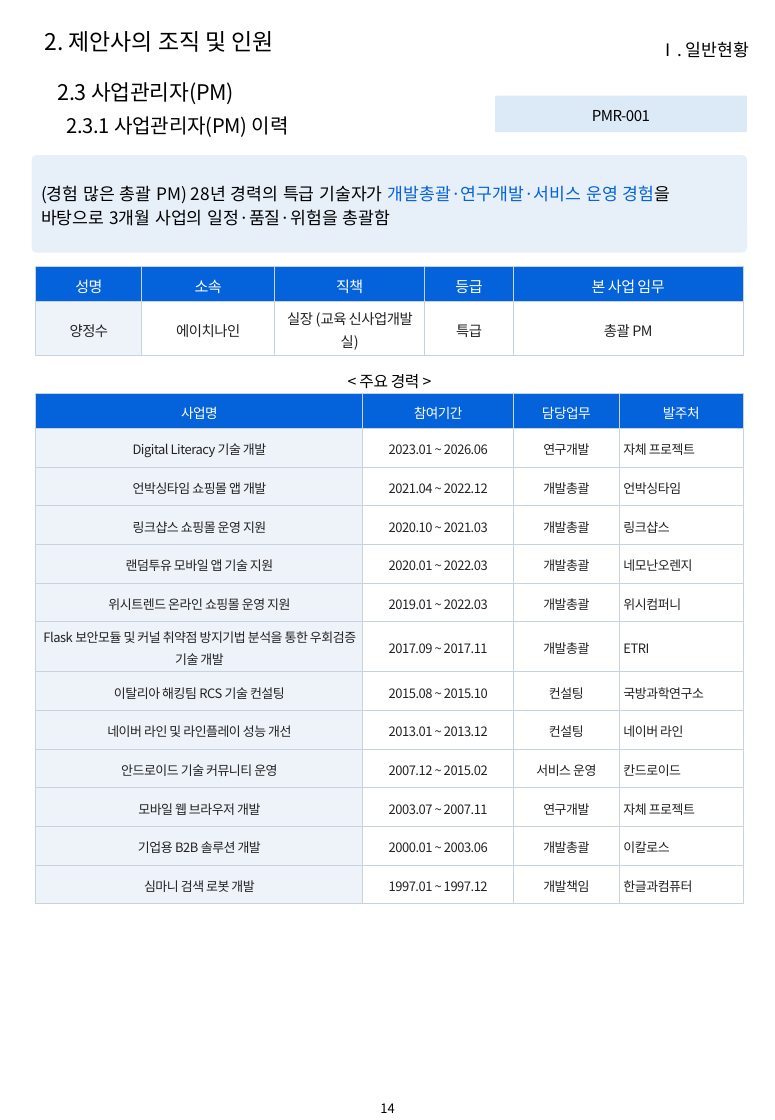
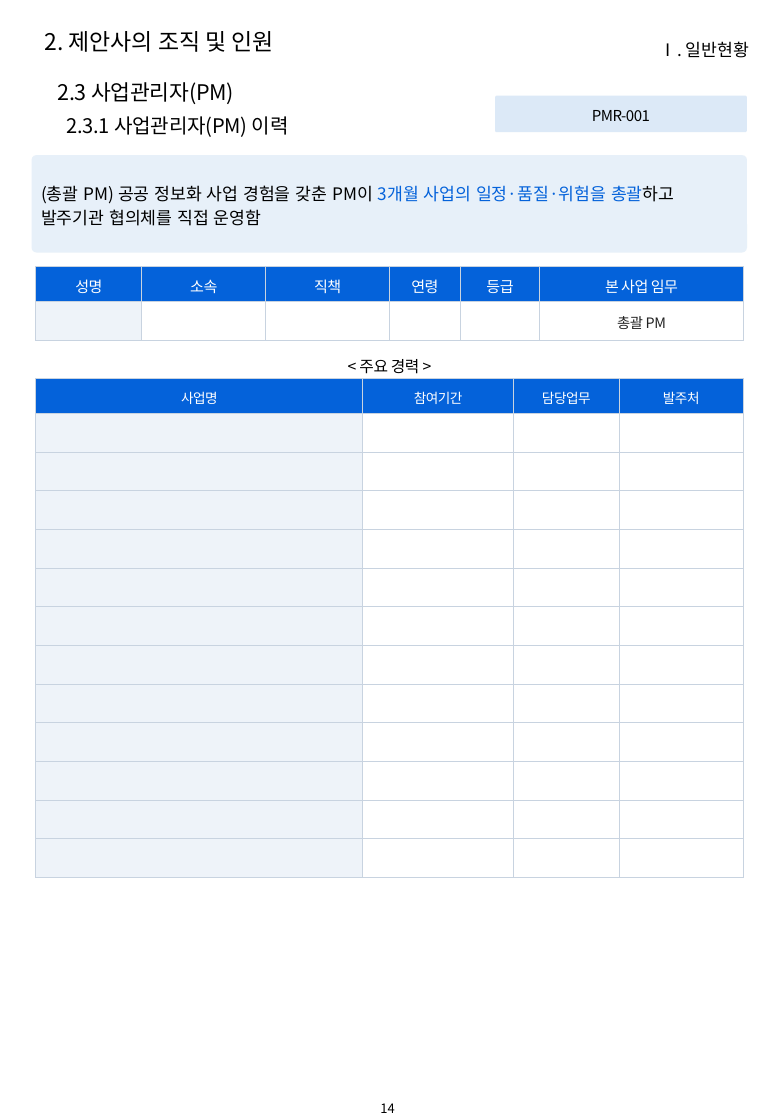
Before and after one commit to hwangsteeve-tech/hbjw, a slide deck: slide 14 of proposals/2026-10_pnu-ai-platform/pnu_proposal.pptx. Drawn at 775x1120 pixels with LibreOffice and Linux fonts; fonts in the diff are those of the drawing; background and template pictures are left out. Boxes give left, top, right and bottom in pixels: in the first picture for what was removed or moved away, otherwise in the second. Text is boxed around its words. In the diff, an @@ line names an element or a change of style, - is before the commit and + after.

```diff
--- a/proposals/2026-10_pnu-ai-platform/pnu_proposal.pptx
+++ b/proposals/2026-10_pnu-ai-platform/pnu_proposal.pptx
@@ text in rounded rectangle at bbox=[41, 185, 674, 226]: text changed @@
-(경험 많은 총괄 PM) 28년 경력의 특급 기술자가 개발총괄·연구개발·서비스 운영 경험을 바탕으로 3개월 사업의 일정·품질·위험을 총괄함
+(총괄 PM) 공공 정보화 사업 경험을 갖춘 PM이 3개월 사업의 일정·품질·위험을 총괄하고 발주기관 협의체를 직접 운영함
@@ table at bbox=[36, 267, 744, 340] @@
-column 1: 성명 | 양정수
-column 2: 소속 | 에이치나인
-column 3: 직책 | 실장 (교육 신사업개발실)
-column 4: 등급 | 특급
+column 1: 성명 | 
+column 2: 소속 | 
+column 3: 직책 | 
+column 4: 연령 | 
+column 5: 등급 | 
@@ text "< 주요 경력 >": place and size @@
-text "< 주요 경력 >" at bbox=[359, 374, 420, 389]
+text "< 주요 경력 >" at bbox=[359, 359, 420, 374]
@@ table at bbox=[36, 378, 744, 876] @@
-row 2: Digital Literacy 기술 개발 | 2023.01 ~ 2026.06 | 연구개발 | 자체 프로젝트
+row 2:  |  |  | 
-row 3: 언박싱타임 쇼핑몰 앱 개발 | 2021.04 ~ 2022.12 | 개발총괄 | 언박싱타임
+row 3:  |  |  | 
-row 4: 링크샵스 쇼핑몰 운영 지원 | 2020.10 ~ 2021.03 | 개발총괄 | 링크샵스
+row 4:  |  |  | 
-row 5: 랜덤투유 모바일 앱 기술 지원 | 2020.01 ~ 2022.03 | 개발총괄 | 네모난오렌지
+row 5:  |  |  | 
-row 6: 위시트렌드 온라인 쇼핑몰 운영 지원 | 2019.01 ~ 2022.03 | 개발총괄 | 위시컴퍼니
+row 6:  |  |  | 
-row 7: Flask 보안모듈 및 커널 취약점 방지기법 분석을 통한 우회검증 기술 개발 | 2017.09 ~ 2017.11 | 개발총괄 | ETRI
+row 7:  |  |  | 
-row 8: 이탈리아 해킹팀 RCS 기술 컨설팅 | 2015.08 ~ 2015.10 | 컨설팅 | 국방과학연구소
+row 8:  |  |  | 
-row 9: 네이버 라인 및 라인플레이 성능 개선 | 2013.01 ~ 2013.12 | 컨설팅 | 네이버 라인
+row 9:  |  |  | 
-row 10: 안드로이드 기술 커뮤니티 운영 | 2007.12 ~ 2015.02 | 서비스 운영 | 칸드로이드
+row 10:  |  |  | 
-row 11: 모바일 웹 브라우저 개발 | 2003.07 ~ 2007.11 | 연구개발 | 자체 프로젝트
+row 11:  |  |  | 
-row 12: 기업용 B2B 솔루션 개발 | 2000.01 ~ 2003.06 | 개발총괄 | 이칼로스
+row 12:  |  |  | 
-row 13: 심마니 검색 로봇 개발 | 1997.01 ~ 1997.12 | 개발책임 | 한글과컴퓨터
+row 13:  |  |  | 
@@ table: place and size @@
-table at bbox=[36, 394, 744, 903]
+table at bbox=[36, 378, 744, 876]
```
Also in this commit, not shown: 1 other slide changed, 1 other file.
